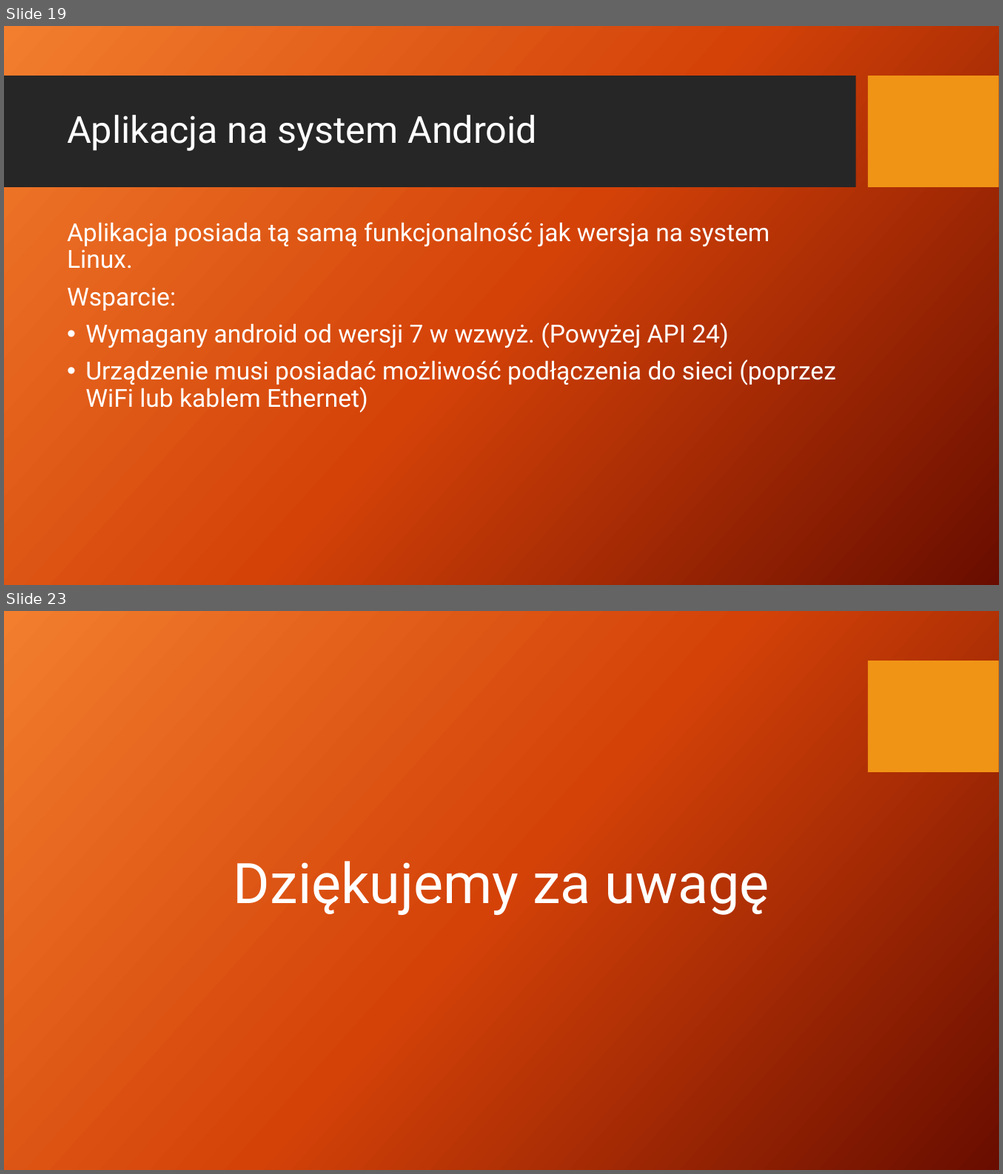
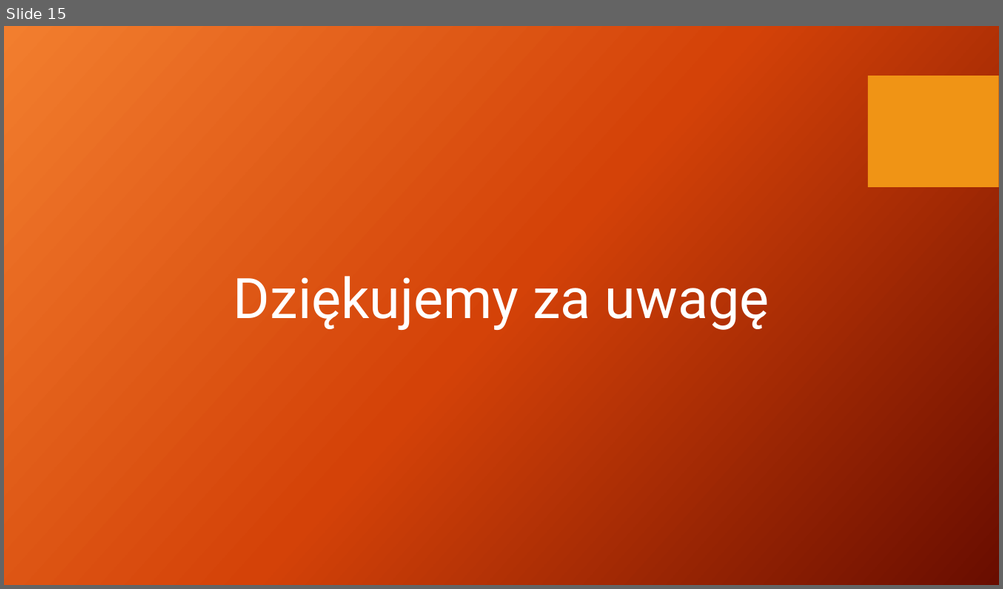
Before and after one commit to AdamStudies-PWR/ProjektZespolowyPWR, a slide deck: przentacja.pptx. Shown one above the other, each under a label of ours: slides 19 and 23 before the commit, slide 15 after it; the slides between them are not shown. The pictures are 1003x1174 and 1003x589 pixels, drawn with LibreOffice and Linux fonts; fonts in the diff are those of the drawing; background and template pictures are left out. Boxes give left, top, right and bottom in pixels: in the first picture for what was removed or moved away, otherwise in the second. Text is boxed around its words. In the diff, an @@ line names an element or a change of style, - is before the commit and + after.

```diff
--- a/przentacja.pptx
+++ b/przentacja.pptx
@@ slide 19 removed at bbox=[4, 26, 999, 585], background picture (left out); not listed: 1 template element that a slide beside it also shows @@
@@ rectangle removed at bbox=[4, 76, 855, 188] @@
@@ title removed at bbox=[67, 115, 537, 151] @@
-Aplikacja na system Android
@@ text removed at bbox=[67, 222, 836, 413] @@
-Aplikacja posiada tą samą funkcjonalność jak wersja na system Linux.
-Wsparcie:
-• Wymagany android od wersji 7 w wzwyż. (Powyżej API 24)
-• Urządzenie musi posiadać możliwość podłączenia do sieci (poprzez WiFi lub kablem Ethernet)
@@ what was slide 23 is now slide 15 @@
```
Also in this commit, not shown: 4 slides changed, 10 slides added, 17 other slides removed, 3 other files.
